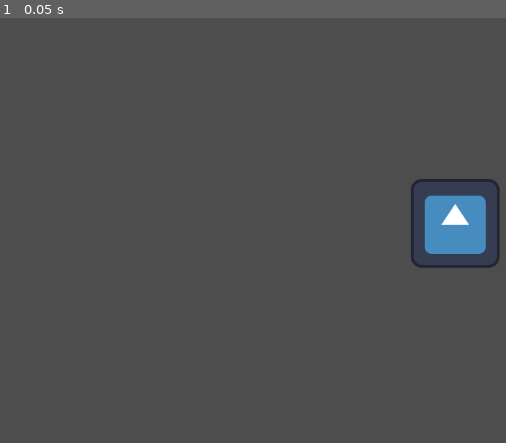
Above: before the commit, frame 1.
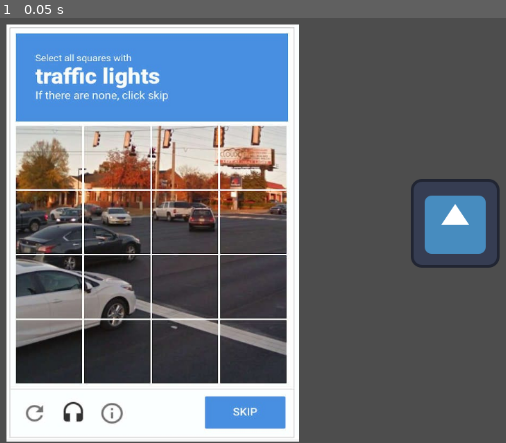
Above: after the commit, the same moment.

Repository: lipwyz/captcha
Game: Godot game, scene res://node_2d.tscn
Same seed, same stepped clock (60 frames per second), same inputs: the game is played once before the commit and once after it. The project has no main scene, so this scene is started directly. The engine's default icon, where the game draws it, is replaced by a stand-in: a white triangle on a blue panel in a dark square.
Inputs:
- Up to frame 1 (0.05 s): no input

The runs differ from the first frame. In frame 1, 49% of the frame differs, in the area x 1-60%, y 1-100%.

Commit message:
teste
123123

Diff:
--- a/node_2d.tscn
+++ b/node_2d.tscn
@@ -1,9 +1,15 @@
 [gd_scene format=3 uid="uid://crwwoa16ktcql"]
 
 [ext_resource type="Texture2D" uid="uid://dn6fmp6f8401k" path="res://icon.svg" id="1_wtcfe"]
+[ext_resource type="Texture2D" uid="uid://dhq7s7j276aqr" path="res://1_JiSQVnR_nibjRC1azRl6Fw.jpg" id="2_0e48y"]
 
 [node name="Node2D" type="Node2D" unique_id=1023678016]
 
 [node name="Icon" type="Sprite2D" parent="." unique_id=362745125]
 position = Vector2(714, 331)
 texture = ExtResource("1_wtcfe")
+
+[node name="1JiSqVnRNibjRc1AzRl6Fw" type="Sprite2D" parent="." unique_id=604518342]
+position = Vector2(278, 345.00006)
+scale = Vector2(0.77522933, 0.74108243)
+texture = ExtResource("2_0e48y")
Not shown, added: 1_JiSQVnR_nibjRC1azRl6Fw.jpg.import
